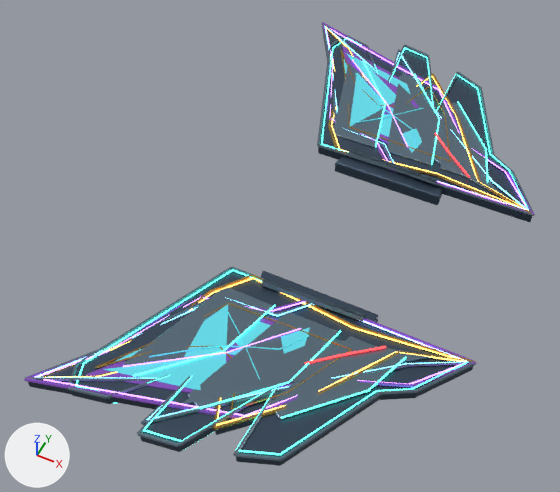
Two versions of the glTF model art/blender/fittings/scavenger/wings.glb, one commit apart.
Both versions are drawn from a 50 mm camera at (16.0, -51.4, 57.9) aimed at (-7.4, -4.5, -0.7). Every picture has the same lights, and +X, +Y and +Z are marked at lower left. The first picture is the older version. Where no turn or scale is listed for an object, it has been applied to the vertices.

Objects in the first picture: 'w_phantom Champagne gold edging', 'w_phantom w_phantom emitter', 'w_prism Cyan energy laminate', 'w_prism Fitting gunmetal', 'w_prism Violet prismatic glass', 'w_prism w_prism emitter', 'w_razor Brushed fitting edges', 'w_razor Fitting gunmetal', 'w_razor w_razor emitter', 'w_vane Brushed fitting edges', 'w_vane Fitting gunmetal', 'w_vane w_vane emitter' and 5 more.
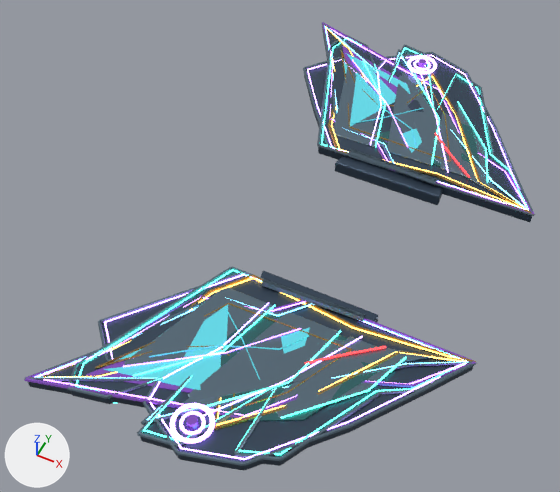
The change, as a list of edits to the scene's bpy script:
```text
Add mat_w_graviton_emitter:
    mat_w_graviton_emitter = principled_material('w_graviton emitter')
    mat_w_graviton_emitter.base_color = (0.62, 0.36, 1.0)  # purple #cea2ff
    mat_w_graviton_emitter.metallic = 0.1
    mat_w_graviton_emitter.roughness = 0.28
    mat_w_graviton_emitter.emission_color = (0.62, 0.36, 1.0)  # purple #cea2ff
    mat_w_graviton_emitter.emission_strength = 2.8
Add me_graviton_flux_line:
    me_graviton_flux_line.from_pydata(...)  # 1176 vertices, 2206 faces; spans x -15.3..15.3, y -29.4..29.4, z -1.7..1.7
    me_graviton_flux_line.materials.append(mat_w_graviton_emitter)  # purple #cea2ff, glowing purple #cea2ff
Add me_gravity_lens_core:
    me_gravity_lens_core.from_pydata(...)  # 40 vertices, 72 faces; spans x -0.6..0.6, y -27.5..27.5, z -0.4..0.4
    me_gravity_lens_core.materials.append(mat_violet_prismatic_glass)  # purple #8452bc
Add me_graviton_blade_inlay:
    me_graviton_blade_inlay.from_pydata(...)  # 140 vertices, 272 faces; spans x -7.9..7.9, y -25.8..25.8, z -0.8..0.8
    me_graviton_blade_inlay.materials.append(mat_phantom_blue_black_enamel)  # dark cyan #3e7376
Add me_card_profile_wing_spar_008:
    me_card_profile_wing_spar_008.from_pydata(...)  # 400 vertices, 784 faces; spans x -15.7..15.7, y -29.8..29.8, z -1.8..1.8
    me_card_profile_wing_spar_008.materials.append(mat_fitting_gunmetal)  # dark blue #415164
Add me_bevelled_perimeter_092:
    me_bevelled_perimeter_092.from_pydata(...)  # 280 vertices, 480 faces; spans x -15.9..15.9, y -29.9..29.9, z -1.2..1.2
    me_bevelled_perimeter_092.materials.append(mat_brushed_fitting_edges)  # greyish blue #6c8190
Add ob_w_graviton_w_graviton_emitter:
    ob_w_graviton_w_graviton_emitter = bpy.data.objects.new('w_graviton w_graviton emitter', me_graviton_flux_line)
    ob_w_graviton_w_graviton_emitter.location = (-1.38, 0.0, 0.85)
Add ob_w_graviton_violet_prismatic_glass:
    ob_w_graviton_violet_prismatic_glass = bpy.data.objects.new('w_graviton Violet prismatic glass', me_gravity_lens_core)
    ob_w_graviton_violet_prismatic_glass.location = (-3.97, 0.0, 2.48)
Add ob_w_graviton_phantom_blue_black_enamel:
    ob_w_graviton_phantom_blue_black_enamel = bpy.data.objects.new('w_graviton Phantom blue-black enamel', me_graviton_blade_inlay)
    ob_w_graviton_phantom_blue_black_enamel.location = (0.62, 0.0, 1.07)
Add ob_w_graviton_fitting_gunmetal:
    ob_w_graviton_fitting_gunmetal = bpy.data.objects.new('w_graviton Fitting gunmetal', me_card_profile_wing_spar_008)
    ob_w_graviton_fitting_gunmetal.location = (-1.34, 0.0, 0.48)
Add ob_w_graviton_brushed_fitting_edges:
    ob_w_graviton_brushed_fitting_edges = bpy.data.objects.new('w_graviton Brushed fitting edges', me_bevelled_perimeter_092)
    ob_w_graviton_brushed_fitting_edges.location = (-1.34, 0.0, 1.42)
```

What differs and where, as boxes [x1, y1, x2, y2] in the pictures (560 x 492 px):
'w_graviton Fitting gunmetal', added
    after: [102, 56, 511, 471]
'w_graviton w_graviton emitter', added
    after: [104, 55, 527, 460]
'w_graviton Brushed fitting edges', added
    after: [98, 52, 535, 466]
'w_graviton Phantom blue-black enamel', added
    after: [212, 78, 480, 422]
'w_graviton Violet prismatic glass', added
    after: [186, 59, 426, 431]
